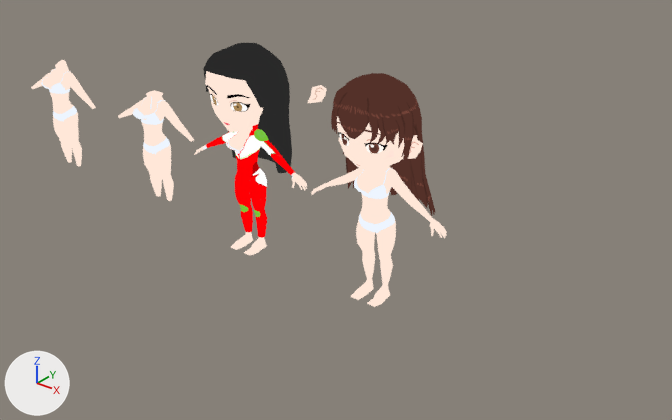
An edit to the Blender file BASEMESH/basemesh.blend, drawn before and after from the same camera.
Before and after are seen from a camera (50 mm lens) standing at (4.78, -4.86, 3.61) and looking at (0.68, 0.27, 0.43). Every picture has the same lights, and +X, +Y and +Z are marked at lower left.

The first picture shows 'Chibi Female', 'Chibi Female.001', 'Chibi Female.002', 'Chibi Female.003', 'Chibi Female.004', 'Chibi Female.005', 'Chibi Female.006', 'Hair'.
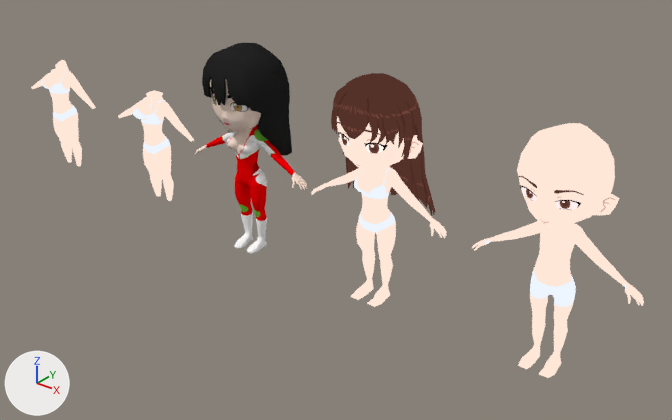
Changed parts and their boxes (x1, y1, x2, y2) in the pictures (672 x 420 px; the box of a moved part takes in the faces that stretch with it):
'Chibi Male', shown
    after: (472, 123, 644, 378)
'ReikoHair', added (black)
    after: (202, 43, 292, 156)
'Chibi Female.005', deleted
    before: (203, 43, 292, 173)
'Chibi Female.003', recoloured
    both: (206, 124, 295, 254)
'Chibi Female.001', surface changed, reshaped
    before: (194, 71, 307, 255)
    after: (194, 79, 307, 191)
'Chibi Female.006', deleted
    before: (307, 85, 327, 103)
    faces in mat_reikohead: (307, 85, 325, 103)
part 1 of me_cube_004, deleted
    before: (231, 232, 267, 255)
part 2 of me_cube_004, moved or reshaped
    before: (220, 120, 259, 132)
    after: (221, 120, 259, 132)
part 3 of me_cube_004, recoloured (white to beige)
    both: (194, 128, 307, 191)
part 4 of me_cube_006, built on
    before: (241, 209, 267, 238)
    after: (234, 209, 267, 254)
part 5 of me_cube_006, surface changed (red to grey)
    both: (241, 213, 267, 230)

The change, as a diff of the scene's bpy script:
```diff
--- a/BASEMESH/basemesh.blend.py
+++ b/BASEMESH/basemesh.blend.py
@@ mat_reikohead @@
 n0 = _N.new('ShaderNodeOutputMaterial'); n0.name = 'Material Output'
-n1 = _N.new('ShaderNodeGroup'); n1.name = 'Group'
-n1.node_tree = ng_nodegroup
-n1.inputs[0].default_value = (0.5, 0.5, 0.5, 1.0)  # 'Shadow Color', grey #bcbcbc
 n2 = _N.new('ShaderNodeTexImage'); n2.name = 'Image Texture'
-n2.image = img_reikoface
-_L.new(n1.outputs[0], n0.inputs[0])  # 'Color' to 'Surface'
-_L.new(n2.outputs[0], n1.inputs[1])  # 'Color' to 'Base Color'
+n2.image = img_reikoface_png
+n3 = _N.new('ShaderNodeBsdfDiffuse'); n3.name = 'Diffuse BSDF'
+_L.new(n2.outputs[0], n3.inputs[0])  # 'Color' to 'Color'
+_L.new(n3.outputs[0], n0.inputs[0])  # 'BSDF' to 'Surface'
@@ mat_reikooutfit @@
 n0 = _N.new('ShaderNodeOutputMaterial'); n0.name = 'Material Output'
-n1 = _N.new('ShaderNodeGroup'); n1.name = 'Group'
-n1.node_tree = ng_nodegroup
-n1.inputs[0].default_value = (0.5, 0.5, 0.5, 1.0)  # 'Shadow Color', grey #bcbcbc
+n3 = _N.new('ShaderNodeBsdfDiffuse'); n3.name = 'Diffuse BSDF'
 n2 = _N.new('ShaderNodeTexImage'); n2.name = 'Image Texture'
 n2.image = img_reikooutfit
-_L.new(n1.outputs[0], n0.inputs[0])  # 'Color' to 'Surface'
-_L.new(n2.outputs[0], n1.inputs[1])  # 'Color' to 'Base Color'
+_L.new(n3.outputs[0], n0.inputs[0])  # 'BSDF' to 'Surface'
+_L.new(n2.outputs[0], n3.inputs[0])  # 'Color' to 'Color'
@@ mat_reikohair @@
 n0 = _N.new('ShaderNodeOutputMaterial'); n0.name = 'Material Output'
-n1 = _N.new('ShaderNodeGroup'); n1.name = 'Group'
-n1.node_tree = ng_nodegroup
-n1.inputs[0].default_value = (0.5, 0.5, 0.5, 1.0)  # 'Shadow Color', grey #bcbcbc
-n1.inputs[1].default_value = (0.0226, 0.0226, 0.0226, 1.0)  # 'Base Color', black #292929
-_L.new(n1.outputs[0], n0.inputs[0])  # 'Color' to 'Surface'
+n2 = _N.new('ShaderNodeTexImage'); n2.name = 'Image Texture'
+n2.image = img_reikohair
+n3 = _N.new('ShaderNodeBsdfDiffuse'); n3.name = 'Diffuse BSDF'
+_L.new(n2.outputs[0], n3.inputs[0])  # 'Color' to 'Color'
+_L.new(n3.outputs[0], n0.inputs[0])  # 'BSDF' to 'Surface'
@@ mat_reikobody @@
+mat_reikobody = diffuse_material('ReikoBody')
+mat_reikobody.texture = img_reikobody
@@ me_cube_004 @@
 # used by ob_chibi_female_001; location = (0.0, 0.0, 0.0); rotation_euler = (-0.0801, 0.0, 0.0), in degrees (-4.6, 0, 0); scale = (0.121, 0.121, 0.121)
 # verts and faces of me_cube_004; kept vertices keep their numbers, new ones are numbered from 727
-me_cube_004.from_pydata(...)  # 727 vertices, 691 faces; spans x 0.0..4.9, y -3.09..1.58, z -0.07..13.9
+me_cube_004.from_pydata(...)  # 626 vertices, 595 faces; spans x 0.0..4.9, y -3.09..1.58, z 5.53..13.9
+# me_cube_004 part 1: the loose piece of 101 vertices spanning x 0.3..1.03, y -1.07..0.77, z -0.07..0.83 is deleted
+# me_cube_004 part 2
+verts[569] = (1.56, -0.65, 9.39)  # moved
+verts[579] = (1.33, -1.38, 9.06)  # moved, pixel (253, 127)
+verts[583] = (1.15, -1.7, 9.02)  # moved, pixel (247, 128)
+verts[689] = (0.73, -2.04, 9.0)  # moved, pixel (239, 128)
+verts[690] = (0.56, -1.93, 8.78)  # moved, pixel (238, 130)
+verts[710] = (1.46, -1.07, 9.23)  # moved, pixel (258, 124)
+verts[716] = (1.5, -1.54, 9.22)  # moved, pixel (253, 125)
+# me_cube_004 part 3: 377 faces spanning x 0.0..4.9, y -1.64..0.04, z 5.53..8.6 switch from mat_body to mat_reikobody (picture img_reikobody)
 me_cube_004.materials.append(mat_reikohead)
@@ me_cube_006 @@
 # used by ob_chibi_female_003; location = (0.0, 0.0, 0.0); rotation_euler = (-0.0801, 0.0, 0.0), in degrees (-4.6, 0, 0); scale = (0.121, 0.121, 0.121)
-me_cube_006.from_pydata(...)  # 409 vertices, 377 faces; spans x 0.0..3.9, y -1.66..0.66, z 0.81..8.92
+me_cube_006.from_pydata(...)  # 518 vertices, 489 faces; spans x 0.0..3.9, y -1.66..0.78, z -0.05..8.92
+# me_cube_006 part 4
+# 8 vertices are removed from x 0.34..0.87, y 0.15..0.6, z 0.81..0.83
+# 16 faces are deleted
+# 117 vertices are added at x 0.26..1.03, y -0.87..0.78, z -0.05..2.21
+# 128 new faces join them
+# me_cube_006 part 5: 8 kept faces spanning x 0.28..1.09, y -0.14..0.65, z 1.45..2.21 get new texture (UV) coordinates
 me_cube_006.materials.append(mat_reikooutfit)
@@ ob_chibi_male @@
 ob_chibi_male = bpy.data.objects.new('Chibi Male', me_cube_003)
-ob_chibi_male.location = (0.0, 0.0, 0.0)
+ob_chibi_male.location = (2.644, 0.0, 0.0)
 ob_chibi_male.rotation_euler = (-0.0801, 0.0, 0.0)  # degrees (-4.6, 0, 0)
@@ ob_chibi_male @@
 _m = ob_chibi_male.modifiers.new('Mirror', 'MIRROR')
 _m.use_clip = True
-ob_chibi_male.hide_set(True)
@@ ob_chibi_female_006 @@
-ob_chibi_female_006 = bpy.data.objects.new('Chibi Female.006', me_cube_013)
@@ ob_chibi_female_005 @@
-ob_chibi_female_005 = bpy.data.objects.new('Chibi Female.005', me_cube_014)
@@ ob_reikohair @@
+ob_reikohair = bpy.data.objects.new('ReikoHair', me_cube_014_1)  # 424 vertices, 420 faces; spans x -2.5..2.5, y -3.27..2.09, z 6.82..14.1; in mat_reikohair (picture img_reikohair)
+ob_reikohair.location = (0.0, 0.0, 0.0)
+ob_reikohair.rotation_euler = (-0.0801, 0.0, 0.0)  # degrees (-4.6, 0, 0)
+ob_reikohair.scale = (0.121, 0.121, 0.121)
```
